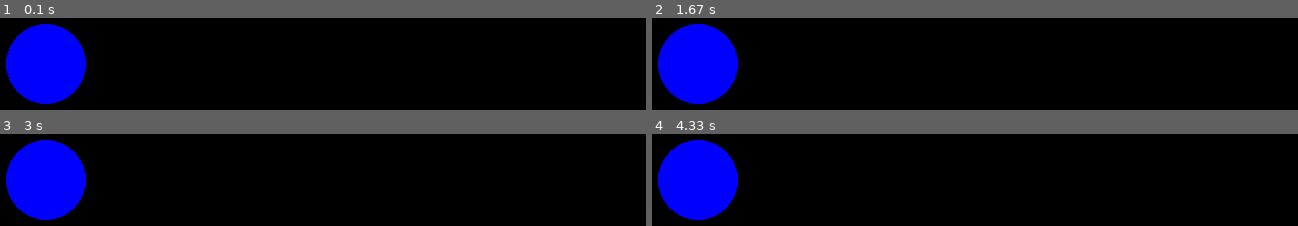
Above: before the commit, frames 1-4 (two rows, left to right).
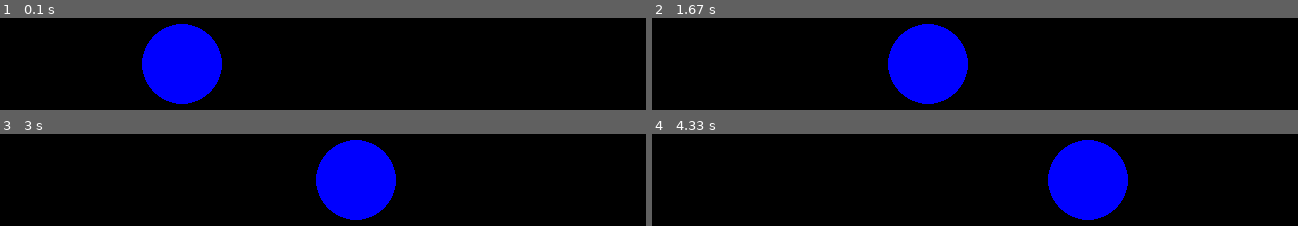
Above: after the commit, the same moments.

Repository: sagieppel/PyGame2
Game: pygame game, started from Lesson2.py
Same seed, same stepped clock (60 frames per second), same inputs: the game is played once before the commit and once after it.
Inputs:
- Up to frame 1 (0.1 s): no input
- Up to frame 2 (1.67 s): no input
- Up to frame 3 (3 s): no input
- Up to frame 4 (4.33 s): no input

The runs differ from the first frame. In frame 1, 17% of the frame differs, in the area x 0-35%, y 6-94%; in frame 2, 17%; in frame 3, 17%; in frame 4, 17%.

Commit message:
Update Lesson2.py

Diff:
--- a/Lesson2.py
+++ b/Lesson2.py
@@ -8,10 +8,14 @@
 
 circle = {}
 circle["color"] = [0,0,255]
-circle["x"] = 100
-circle["y"] = 100
+circle['x'] = 200
+circle['y'] = 100
 circle["radius"] = 40
+circle["speedX"] = 1
+circle["speedY"] = -1
 
 for i in range(1000000):
-  pygame.draw.circle(screen, circle["color"], [circle["x"],circle["y"]], circle["radius"])
+  screen.fill((0,0,0))
+  circle['x'] = circle['x'] + circle["speedX"]
+  pygame.draw.circle(screen, circle["color"], [circle['x'],circle['y']], circle["radius"])
   pygame.display.update()
